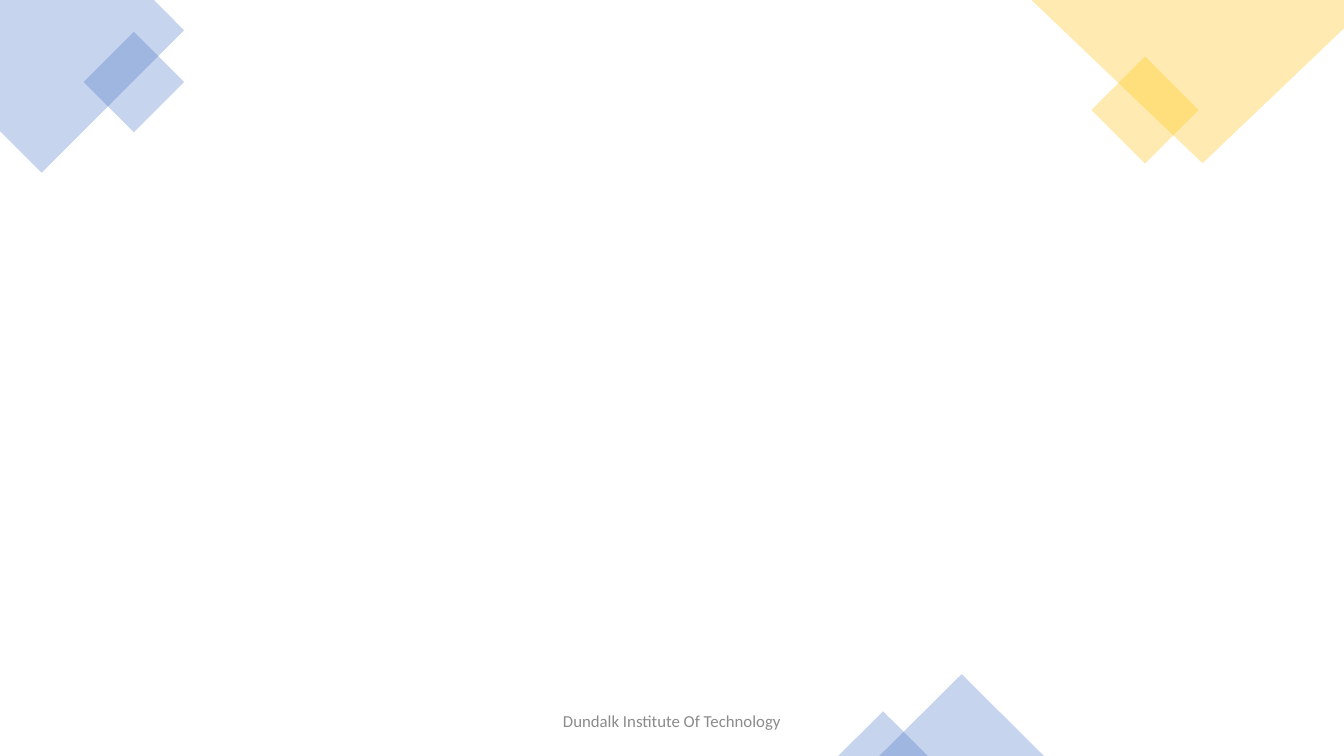
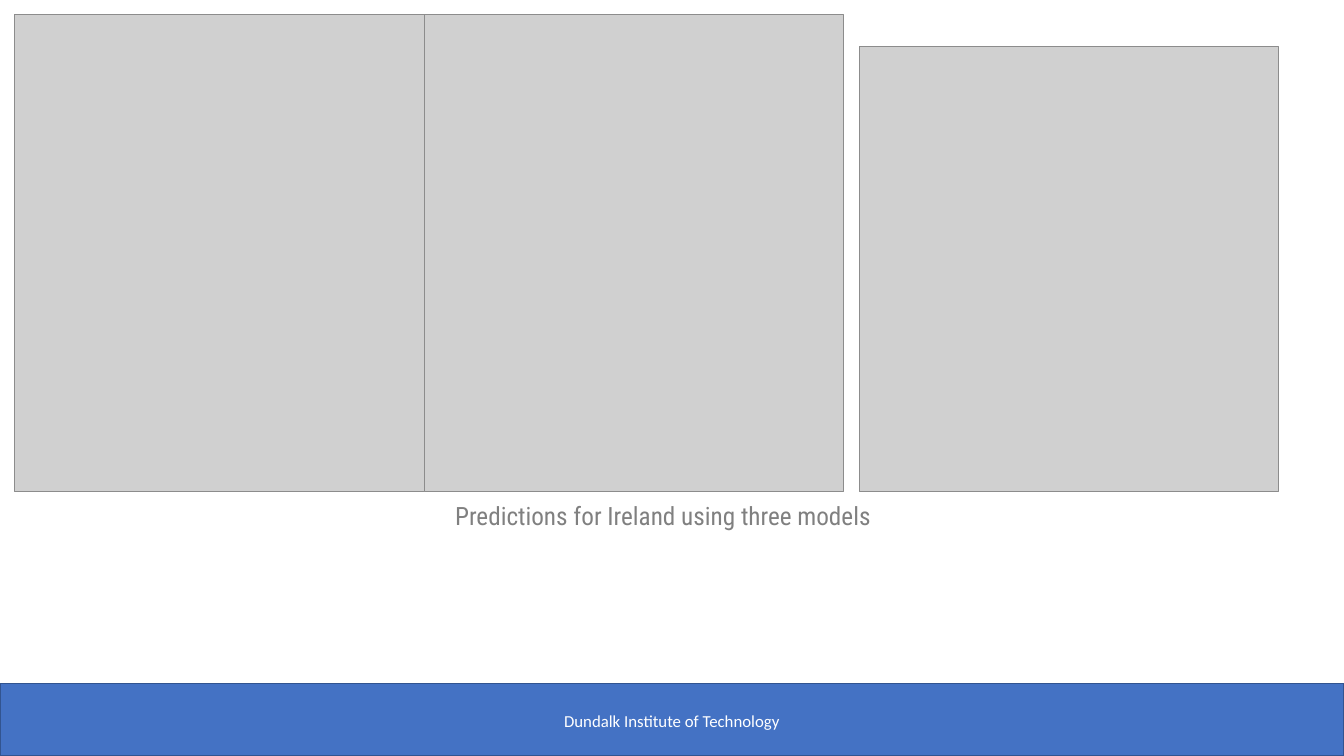
Before and after one commit to sujilkumarkm/desertion_dkit_msc_2022_sep, a slide deck: slide 11 of mani_sujil_dessertation_ppt.pptx (slide 8 before the commit). Drawn at 1344x756 pixels with LibreOffice and Linux fonts; fonts in the diff are those of the drawing; grey boxes stand for pictures; background and template pictures are left out. Boxes give left, top, right and bottom in pixels: in the first picture for what was removed or moved away, otherwise in the second. Text is boxed around its words. In the diff, an @@ line names an element or a change of style, - is before the commit and + after.

```diff
--- a/mani_sujil_dessertation_ppt.pptx
+++ b/mani_sujil_dessertation_ppt.pptx
@@ freeform shape removed at <box>0,0,185,173</box> @@
@@ picture added at <box>14,15,445,492</box> @@
@@ picture added at <box>424,15,844,492</box> @@
@@ freeform shape removed at <box>1031,0,1344,163</box> @@
@@ rectangle removed at <box>84,32,185,133</box> @@
@@ picture added at <box>860,47,1279,493</box> @@
@@ rectangle removed at <box>1091,57,1198,164</box> @@
@@ text added at <box>455,506,870,530</box>, 18 pt, text #808080 @@
+Predictions for Ireland using three models
@@ rectangle added at <box>0,684,1344,756</box>, fill #4472C4, outline #325491 1 pt @@
@@ triangle removed at <box>879,675,1044,756</box> @@
@@ text at <box>564,715,780,730</box>: text changed; text colour #8C8C8C to #FFFFFF @@
-Dundalk Institute Of Technology
+Dundalk Institute of Technology
@@ triangle removed at <box>839,712,929,756</box> @@
```
Also in this commit, not shown: 7 other slides changed, 4 slides added, 2 slides removed.
